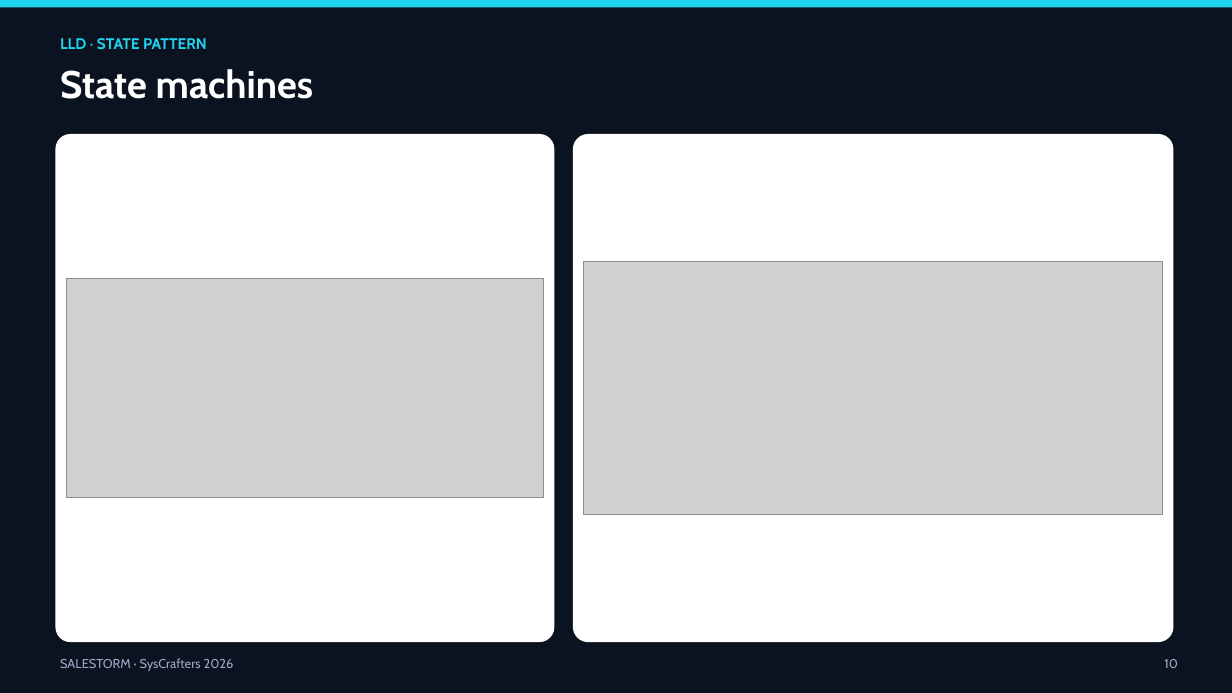
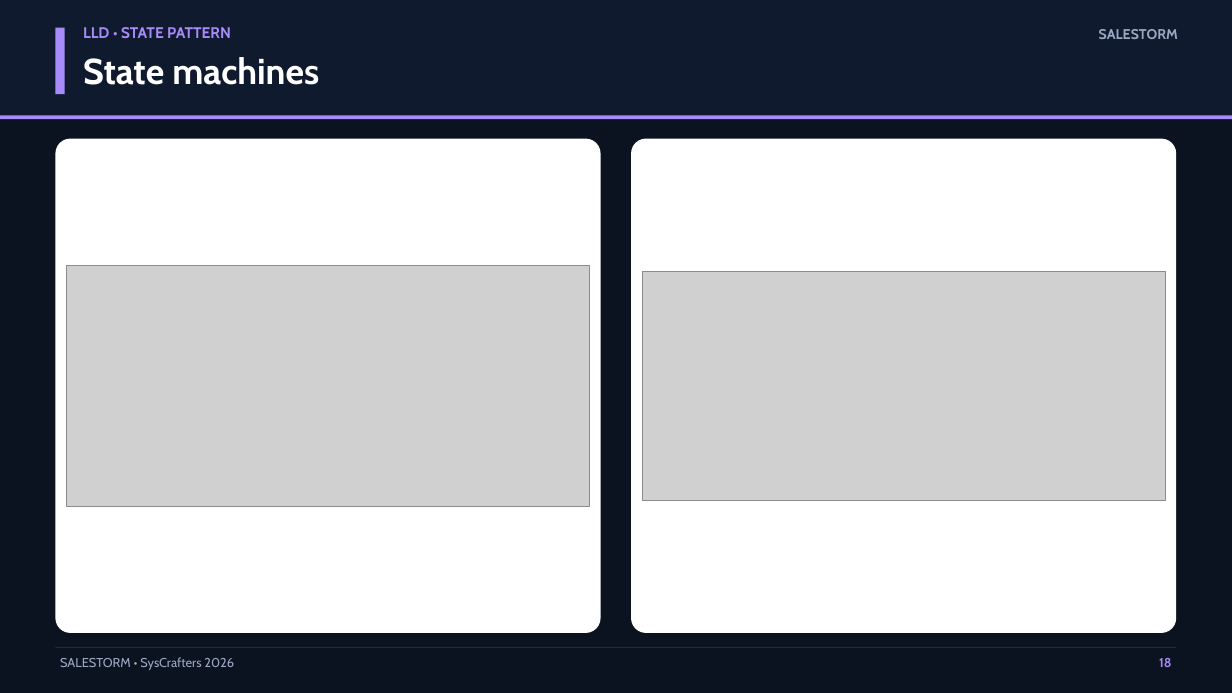
Before and after one commit to sivaangayarkanni/SalesStrom-Ecommerce-platform, a slide deck: slide 18 of 12_Presentation/SALESTORM_Final_Presentation.pptx (slide 10 before the commit). Drawn at 1232x693 pixels with LibreOffice and Linux fonts; fonts in the diff are those of the drawing; grey boxes stand for pictures. Boxes give left, top, right and bottom in pixels: in the first picture for what was removed or moved away, otherwise in the second. Text is boxed around its words. In the diff, an @@ line names an element or a change of style, - is before the commit and + after.

```diff
--- a/12_Presentation/SALESTORM_Final_Presentation.pptx
+++ b/12_Presentation/SALESTORM_Final_Presentation.pptx
@@ rectangle resized from (x1=0, y1=0, x2=1232, y2=7) to (x1=0, y1=0, x2=1232, y2=116) @@
@@ rectangle at (x1=0, y1=0, x2=1232, y2=116): fill #22D3EE to #101A2E @@
@@ rectangle added at (x1=55, y1=28, x2=65, y2=94), fill #A78BFA @@
@@ text at (x1=83, y1=27, x2=231, y2=38): text changed; text colour #22D3EE to #A78BFA @@
-LLD · STATE PATTERN
+LLD • STATE PATTERN
@@ text added at (x1=1099, y1=29, x2=1178, y2=39), 11 pt, text #9AA8C2, bold @@
+SALESTORM
@@ text "State machines" moved from (x1=60, y1=69, x2=314, y2=99) to (x1=83, y1=57, x2=319, y2=85) @@
@@ text "State machines" at (x1=83, y1=57, x2=319, y2=85): size 30 to 28 pt @@
@@ rectangle added at (x1=0, y1=116, x2=1232, y2=119), fill #A78BFA @@
@@ rounded rectangle resized from (x1=55, y1=134, x2=555, y2=642) to (x1=55, y1=139, x2=601, y2=633) @@
@@ rounded rectangle resized from (x1=573, y1=134, x2=1174, y2=642) to (x1=631, y1=139, x2=1177, y2=633) @@
@@ picture resized from (x1=67, y1=278, x2=543, y2=498) to (x1=67, y1=265, x2=590, y2=506) @@
@@ picture resized from (x1=584, y1=262, x2=1163, y2=515) to (x1=642, y1=272, x2=1165, y2=500) @@
@@ rectangle added at (x1=55, y1=647, x2=1177, y2=648), fill #1E2B48 @@
@@ text at (x1=60, y1=657, x2=234, y2=670): text changed @@
-SALESTORM · SysCrafters 2026
+SALESTORM • SysCrafters 2026
@@ text added at (x1=1159, y1=658, x2=1171, y2=667), 10 pt, text #A78BFA, bold @@
+18
@@ text removed at (x1=1164, y1=659, x2=1178, y2=668) @@
-10
```
Also in this commit, not shown: 7 other slides changed, 25 slides added, 10 slides removed, 2 other files.
